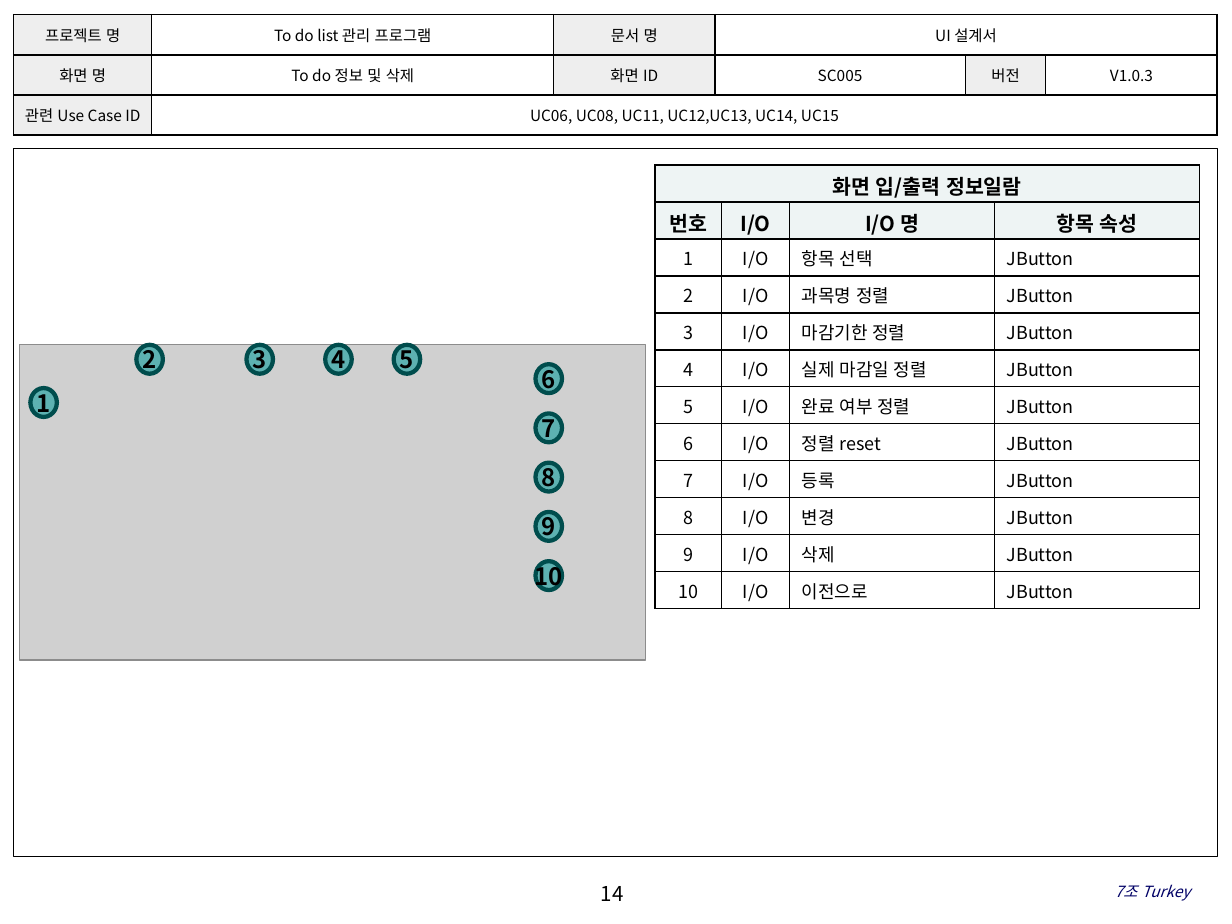
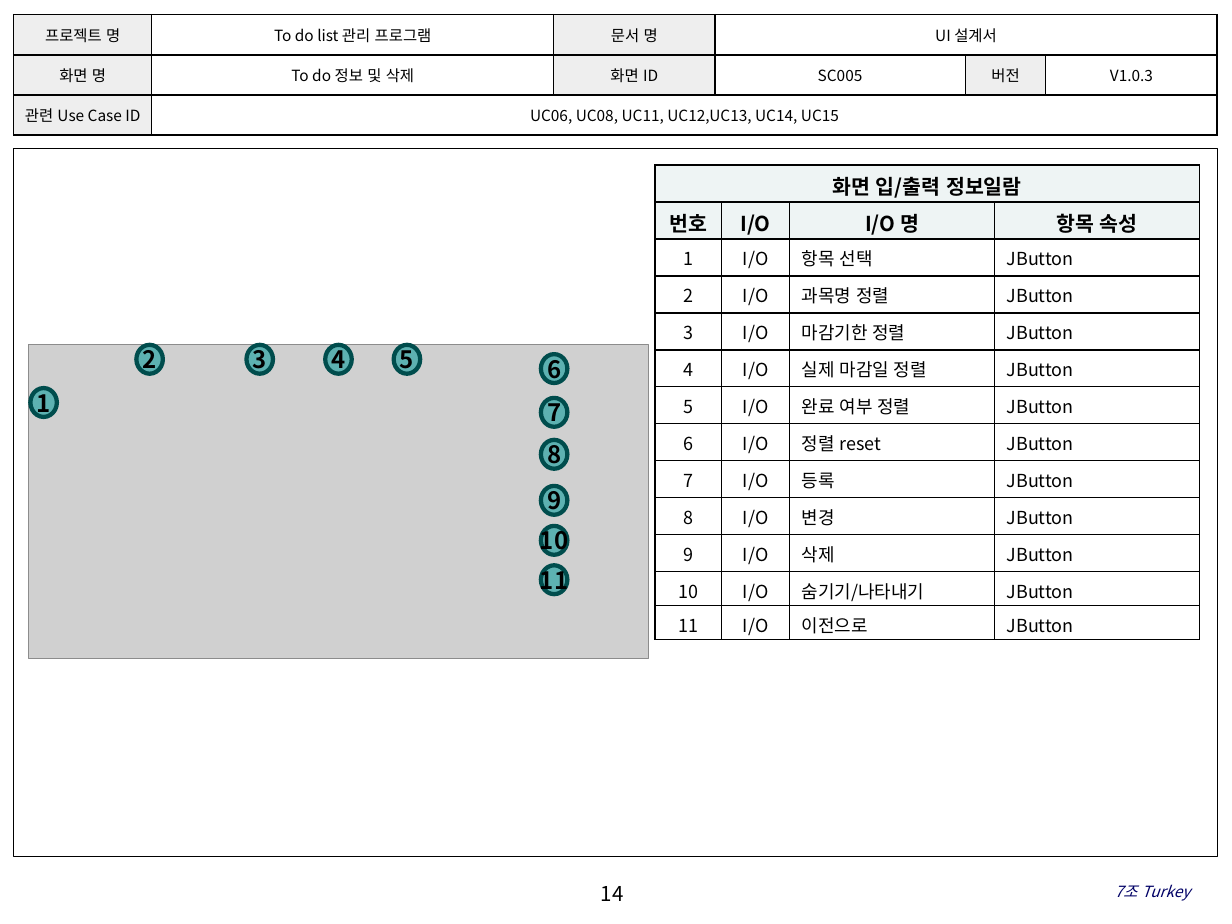
Before and after one commit to SE-admin/7, a slide deck: slide 14 of doc/3_ 설계서/UI Design.pptx. Drawn at 1232x924 pixels with LibreOffice and Linux fonts; fonts in the diff are those of the drawing; grey boxes stand for pictures; background and template pictures are left out. Boxes give left, top, right and bottom in pixels: in the first picture for what was removed or moved away, otherwise in the second. Text is boxed around its words. In the diff, an @@ line names an element or a change of style, - is before the commit and + after.

Commit message:
UI Design|doc|요구사항 변경으로 UI디자인 수정

```diff
--- a/doc/3_ 설계서/UI Design.pptx
+++ b/doc/3_ 설계서/UI Design.pptx
@@ table at [654,165,1198,639] @@
-row 12: 10 | I/O | 이전으로 | JButton
+row 12: 10 | I/O | 숨기기/나타내기 | JButton
+row 13: 11 | I/O | 이전으로 | JButton
@@ picture: place and size @@
-picture at [20,345,646,660]
+picture at [28,345,648,658]
@@ ellipse "6": place and size @@
-ellipse "6" at [536,365,563,393]
+ellipse "6" at [541,354,568,382]
@@ ellipse "7": place and size @@
-ellipse "7" at [536,414,563,442]
+ellipse "7" at [541,398,568,426]
@@ ellipse "8": place and size @@
-ellipse "8" at [536,463,563,492]
+ellipse "8" at [541,440,568,468]
@@ ellipse "9": place and size @@
-ellipse "9" at [536,513,563,541]
+ellipse "9" at [541,485,568,514]
@@ ellipse "10": place and size @@
-ellipse "10" at [536,561,563,589]
+ellipse "10" at [541,526,568,554]
@@ ellipse added at [541,565,568,594], fill #009999 at 55% opacity, outline #004C4C 2.5 pt, 14 pt, text #000000, bold @@
+11
```
Also in this commit, not shown: 13 other slides changed.
